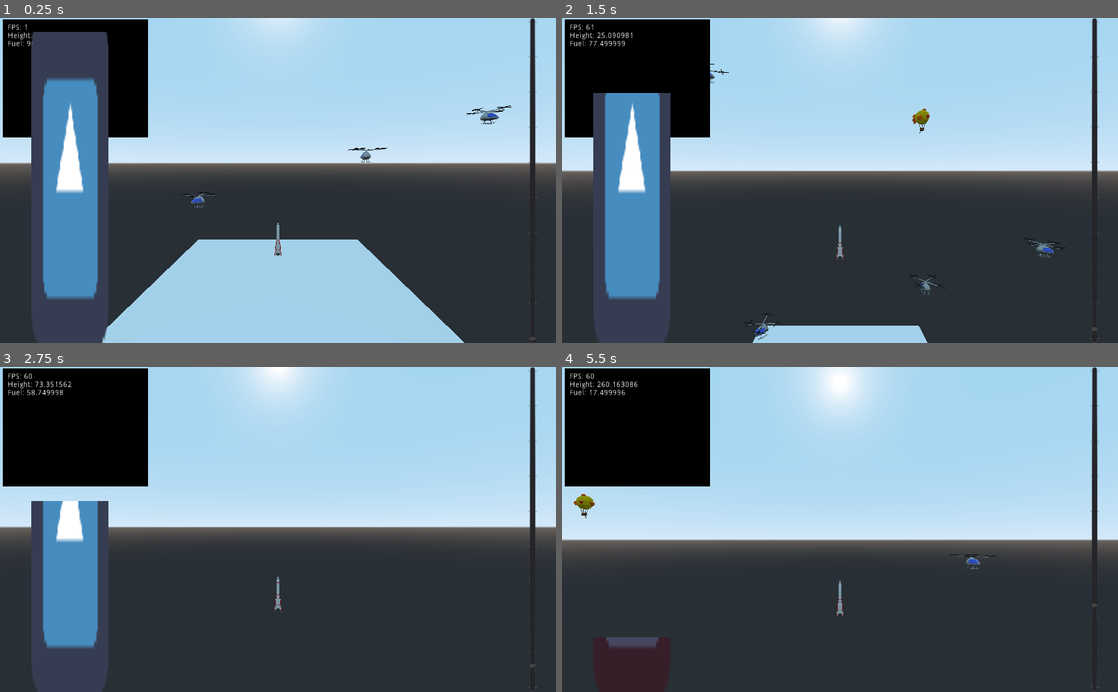
Above: before the commit, frames 1-4 (two rows, left to right).
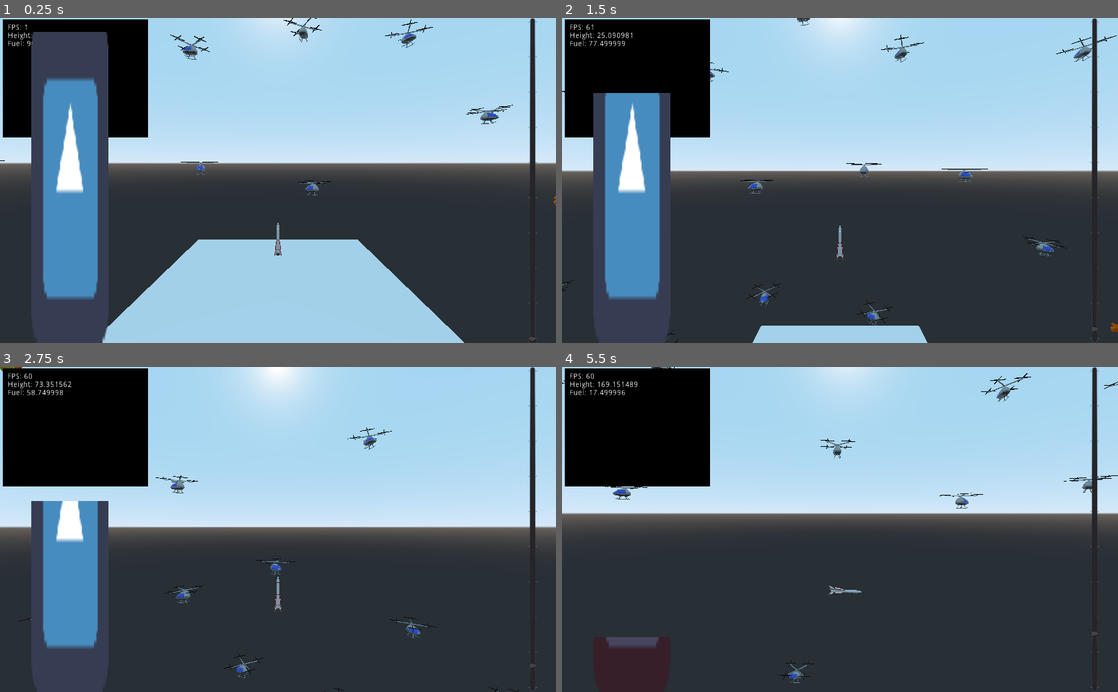
Above: after the commit, the same moments.

Repository: mvpggez/RockIt
Game: Godot game, scene res://Scene/World/earth.tscn
Same seed, same stepped clock (60 frames per second), same inputs: the game is played once before the commit and once after it. The project has no main scene, so this scene is started directly. The engine's default icon, where the game draws it, is replaced by a stand-in: a white triangle on a blue panel in a dark square.
Inputs:
- Up to frame 1 (0.25 s): no input
- Up to frame 2 (1.5 s): no input
- Up to frame 3 (2.75 s): no input
- Up to frame 4 (5.5 s): no input

The runs differ from the first frame. In frame 1, 0.7% of the frame differs, in the area x 0-100%, y 0-59%; in frame 2, 1.2%; in frame 3, 0.6%; in frame 4, 14%, in the area x 0-100%, y 0-98%.

Commit message:
Added destructable obstacles and changed general obstacle behaviour

Diff:
--- a/Scene/World/Obstacle/ObstacleManager.tscn
+++ b/Scene/World/Obstacle/ObstacleManager.tscn
@@ -20,8 +20,7 @@
 		for grandchild in child.get_children():
 			var distance = (grandchild.get_global_transform().origin-position).length()
 			if distance >= despawn_distance:
-				child.current_count -= 1
-				grandchild.free()
+				child.free_obstacle(grandchild)
 		#elif distance >= rocket_distance_near and child.get_global_transform().origin.y>position.y:
 		#	count+=1
 
--- a/Scene/World/Obstacle/ObstacleSpawner.tscn
+++ b/Scene/World/Obstacle/ObstacleSpawner.tscn
@@ -16,6 +16,13 @@
 func _ready():
 	randomize()
 
+func free_obstacle(obstacle):
+	current_count-=1
+	for child in obstacle.get_children():
+		if child is CollisionShape:
+			child.disabled = true
+	obstacle.queue_free()
+
 func _physics_process(delta):
 	var position = get_node(\"../../Rocket\").get_global_transform().origin
 
--- a/Scene/World/Obstacle/ballon00.tscn
+++ b/Scene/World/Obstacle/ballon00.tscn
@@ -1,7 +1,8 @@
-[gd_scene load_steps=6 format=2]
+[gd_scene load_steps=7 format=2]
 
-[ext_resource path="res://Asset/Obstacle/AirTaxi00.gltf" type="PackedScene" id=1]
-[ext_resource path="res://Asset/Obstacle/spinning.tres" type="Material" id=2]
+[ext_resource path="res://Scene/World/Obstacle/hovering.gd" type="Script" id=1]
+[ext_resource path="res://Asset/Obstacle/AirTaxi00.gltf" type="PackedScene" id=2]
+[ext_resource path="res://Asset/Obstacle/spinning.tres" type="Material" id=3]
 
 [sub_resource type="GDScript" id=1]
 script/source = "extends Spatial
@@ -20,23 +21,26 @@
 [sub_resource type="SphereShape" id=3]
 radius = 1.1
 
-[node name="Obstacle" type="StaticBody"]
+[node name="Obstacle" type="RigidBody" groups=[
+"Obstacle",
+]]
+script = ExtResource( 1 )
 
-[node name="Scene Root" parent="." instance=ExtResource( 1 )]
+[node name="Scene Root" parent="." instance=ExtResource( 2 )]
 transform = Transform( 0.5, 0, 0, 0, 0.5, 0, 0, 0, 0.5, 0, 0, 0 )
 script = SubResource( 1 )
 
 [node name="Rotor00" parent="Scene Root" index="1"]
-material/0 = ExtResource( 2 )
+material/0 = ExtResource( 3 )
 
 [node name="Rotor00001" parent="Scene Root" index="2"]
-material/0 = ExtResource( 2 )
+material/0 = ExtResource( 3 )
 
 [node name="Rotor00002" parent="Scene Root" index="3"]
-material/0 = ExtResource( 2 )
+material/0 = ExtResource( 3 )
 
 [node name="Rotor00003" parent="Scene Root" index="4"]
-material/0 = ExtResource( 2 )
+material/0 = ExtResource( 3 )
 
 [node name="CollisionShape" type="CollisionShape" parent="."]
 transform = Transform( 1, 0, 0, 0, 1, 0, 0, 0, 1, 0.151741, 1.38437, 0 )
--- a/Scene/World/Obstacle/ballon01.tscn
+++ b/Scene/World/Obstacle/ballon01.tscn
@@ -7,7 +7,9 @@
 [sub_resource type="BoxShape" id=2]
 extents = Vector3( 0.232286, 0.664132, 0.264065 )
 
-[node name="Obstacle" type="StaticBody"]
+[node name="Obstacle" type="StaticBody" groups=[
+"Obstacle",
+]]
 
 [node name="Scene Root2" parent="." instance=ExtResource( 1 )]
 
--- /dev/null
+++ b/Scene/World/Obstacle/hovering.gd
@@ -0,0 +1,4 @@
+extends RigidBody
+
+func _integrate_forces(state):
+	add_central_force(self.transform.basis.xform(Vector3(0,9.81,0)))
--- a/Scene/World/Rocket/rocket.tscn
+++ b/Scene/World/Rocket/rocket.tscn
@@ -12,6 +12,7 @@
 var time_last_integrate_forces = 0.0 #timestamp of the last time, integrate forces was called
 var height = 0.0 #Height of the Rocket from ground to the top of the tank
 var fuel_remaining = 0.0 #Remaining fuel
+var durability = 0 #How many obstacles can be destroyed?
 
 func _ready():
 	add_child(default_head.instance())
@@ -53,6 +54,8 @@
 
 	#Set startvalue for fuel
 	fuel_remaining = $\"Tank\".capacity
+	#Set startvalue for durability
+	durability = $\"Head\".durability
 
 func _integrate_forces(state):
 	#custom delta-implementation
@@ -85,6 +88,12 @@
 		if fuel_remaining < 0:
 			fuel_remaining = 0
 
+	for collider in get_colliding_bodies():
+		if collider.is_in_group(\"Obstacle\"):
+			if durability > 0:
+				collider.get_parent().free_obstacle(collider)
+				durability-=1
+
 func get_fuel():
 	return fuel_remaining
 
@@ -100,7 +109,13 @@
 func get_center():
 	var center = translation
 	center += transform.basis.xform(Vector3(0,height/2,0))
-	return center"
+	return center
+
+func _on_Head_body_entered(body):
+	pass
+	#if body.is_in_group(\"Obstacle\"):
+		#body.get_parent().free_obstacle(body)
+"
 
 [sub_resource type="CubeMesh" id=2]
 size = Vector3( 2, 5, 2 )
@@ -110,7 +125,12 @@
 [sub_resource type="BoxShape" id=4]
 extents = Vector3( 1, 2.5, 1 )
 
+[sub_resource type="BoxShape" id=5]
+extents = Vector3( 1.5, 0.5, 1 )
+
 [node name="Rocket" type="RigidBody"]
+contacts_reported = 1
+contact_monitor = true
 axis_lock_linear_z = true
 axis_lock_angular_x = true
 axis_lock_angular_y = true
@@ -131,3 +151,10 @@
 [node name="CollisionShape" type="CollisionShape" parent="."]
 transform = Transform( 1, 0, 0, 0, 1, 0, 0, 0, 1, 0, 2.5, 0 )
 shape = SubResource( 4 )
+
+[node name="Area" type="Area" parent="."]
+
+[node name="CollisionShape" type="CollisionShape" parent="Area"]
+transform = Transform( 1, 0, 0, 0, 1, 0, 0, 0, 1, 0, 5.5, 0 )
+shape = SubResource( 5 )
+[connection signal="body_entered" from="Area" to="." method="_on_Head_body_entered"]
--- a/Scene/World/earth.tscn
+++ b/Scene/World/earth.tscn
@@ -51,7 +51,7 @@
 [node name="ObstacleManager" parent="." instance=ExtResource( 8 )]
 
 [node name="ObstacleSpawner" parent="ObstacleManager" instance=ExtResource( 9 )]
-max_count = 2
+max_count = 20
 min_distance = 15.0
 obstacle_resource = ExtResource( 10 )
 
Not shown: 1 places in Scene/World/Rocket/rocket.tscn that only renumber resources
